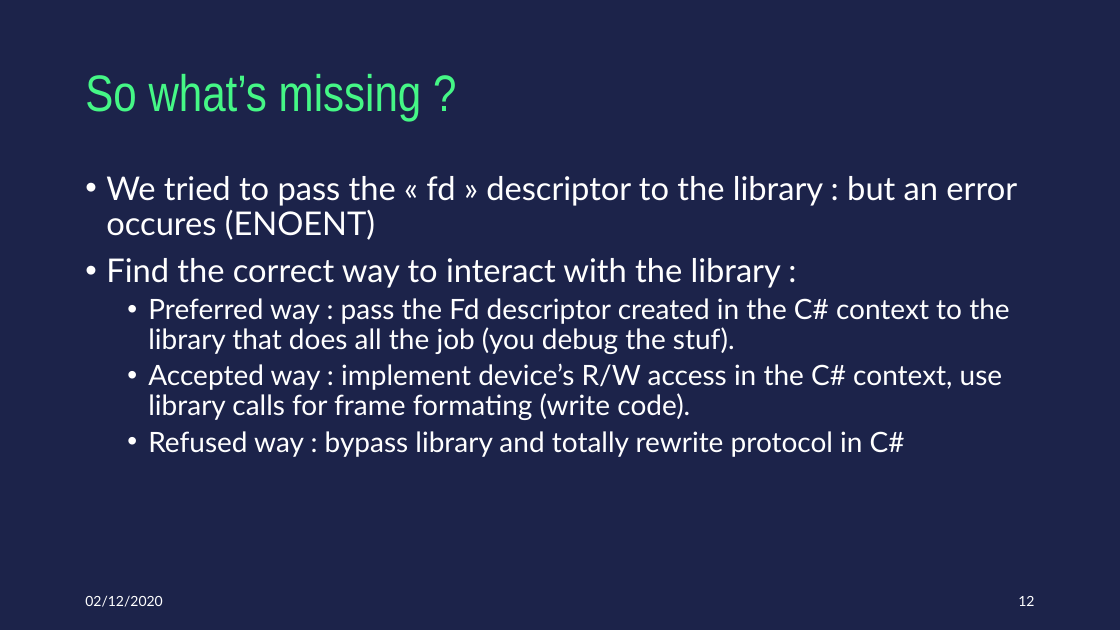
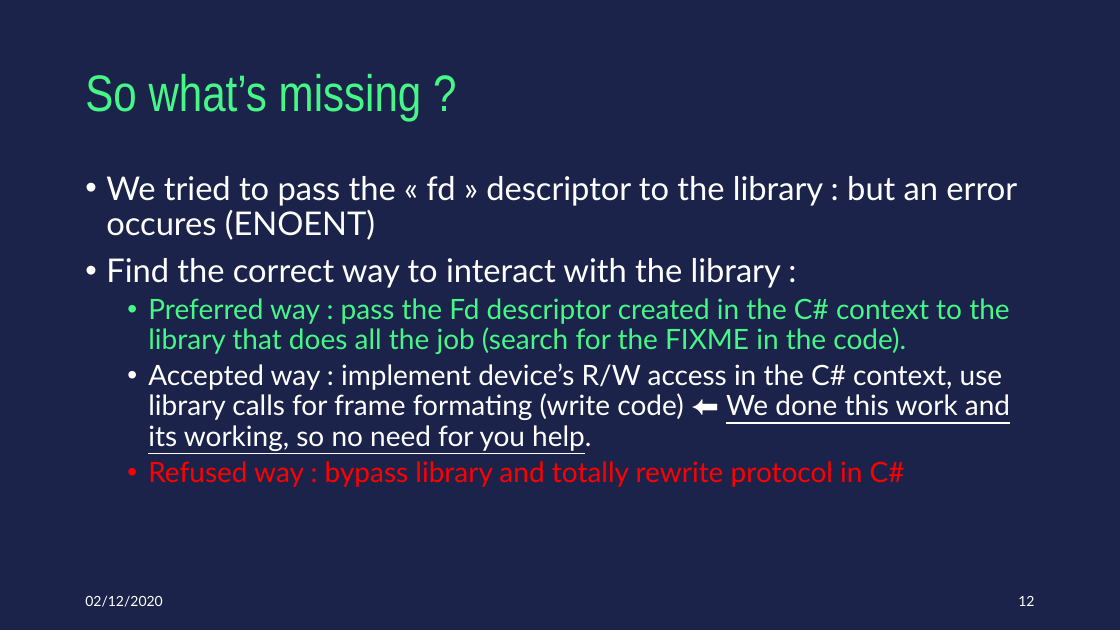
Before and after one commit to bizulk/Android-USB-Host-Link, a slide deck: slide 12 of 20201202_AndroidFilaire_ProjectRequirements.pptx. Drawn at 1120x630 pixels with LibreOffice and Linux fonts; fonts in the diff are those of the drawing. Boxes give left, top, right and bottom in pixels: in the first picture for what was removed or moved away, otherwise in the second. Text is boxed around its words. In the diff, an @@ line names an element or a change of style, - is before the commit and + after.

```diff
--- a/20201202_AndroidFilaire_ProjectRequirements.pptx
+++ b/20201202_AndroidFilaire_ProjectRequirements.pptx
@@ text at box(148, 298, 1010, 451): text changed @@
-  • Preferred way : pass the Fd descriptor created in the C# context to the library that does all the job (you debug the stuf).
-  • Accepted way : implement device’s R/W access in the C# context, use library calls for frame formating (write code).
+  • Preferred way : pass the Fd descriptor created in the C# context to the library that does all the job (search for the FIXME in the code).
+  • Accepted way : implement device’s R/W access in the C# context, use library calls for frame formating (write code) ⬅ We done this work and its working, so no need for you help.
@@ text at box(148, 461, 905, 487): text colour #FFFFFF to #FF0000 in "Refused way : bypass library and totally ..." @@
```
Also in this commit, not shown: 1 other slide changed.
